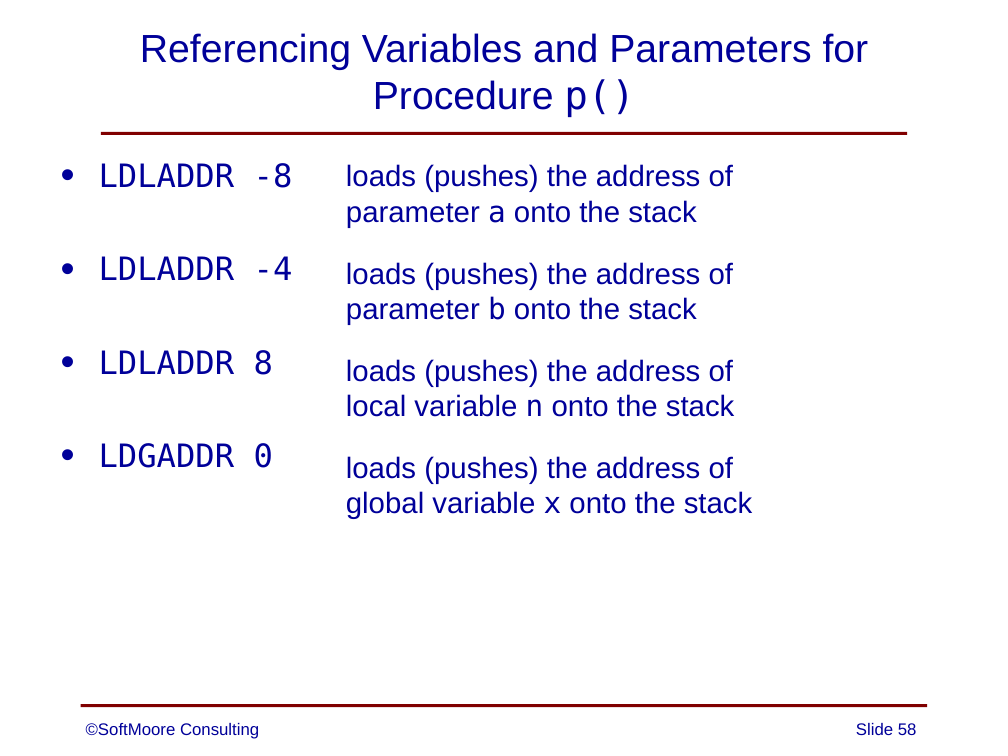
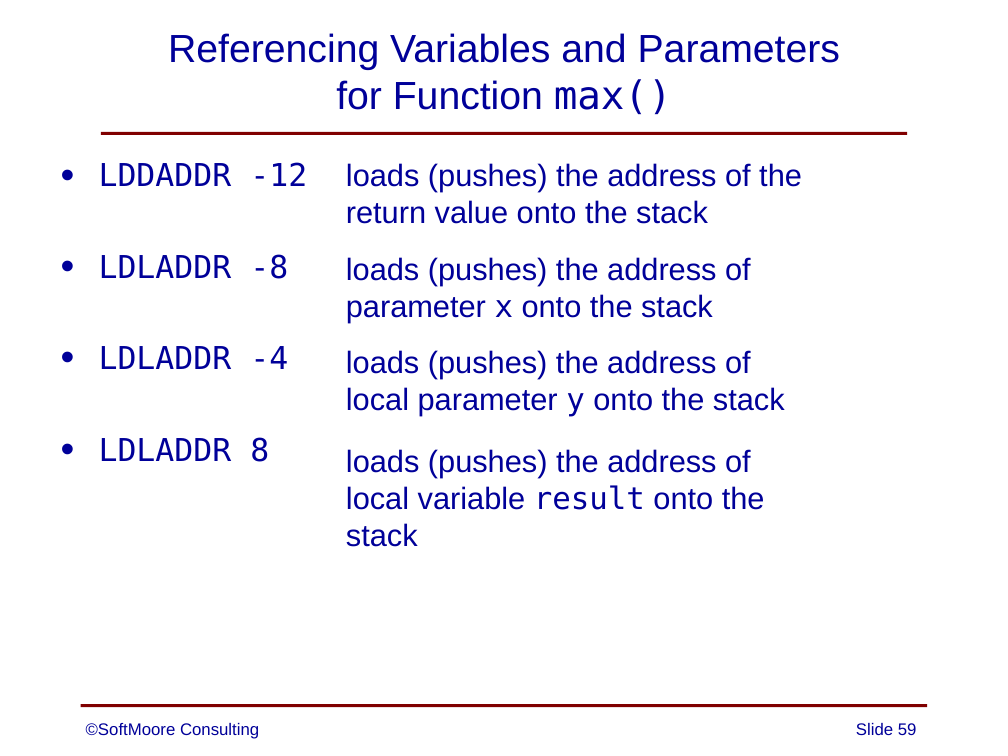
Before and after one commit to SoftMoore/CPRL-Kt-2nd, a slide deck: slide 59 of PowerPoints/13 - Subprograms.pptx (slide 58 before the commit). Drawn at 1008x756 pixels with LibreOffice and Linux fonts; fonts in the diff are those of the drawing. Boxes give left, top, right and bottom in pixels: in the first picture for what was removed or moved away, otherwise in the second. Text is boxed around its words. In the diff, an @@ line names an element or a change of style, - is before the commit and + after.

Commit message:
added new slide on the relative address of a function

```diff
--- a/PowerPoints/13 - Subprograms.pptx
+++ b/PowerPoints/13 - Subprograms.pptx
@@ title at box(168, 33, 840, 115): text changed @@
-Referencing Variables and Parameters for
-Procedure p()
+Referencing Variables and Parameters
+for Function max()
@@ text at box(99, 162, 307, 186): paragraph added @@
+• LDDADDR -12
@@ text at box(346, 163, 802, 224): text changed; size 21 to 22 pt @@
-loads (pushes) the address of
-parameter a onto the stack
+loads (pushes) the address of the
+return value onto the stack
@@ text at box(99, 254, 288, 462): size 23 to 22.5 pt in "LDLADDR -8", "LDLADDR -4", "LDLADDR 8" @@
@@ text at box(346, 257, 751, 286): size 21 to 22 pt in "loads (pushes) the address of" @@
@@ text at box(346, 294, 713, 322): text changed; size 21 to 22 pt @@
-parameter b onto the stack
+parameter x onto the stack
@@ text "loads (pushes) the address of": place and size @@
-text "loads (pushes) the address of" at box(346, 359, 735, 417)
+text "loads (pushes) the address of" at box(346, 350, 785, 417)
@@ text at box(346, 350, 751, 379): size 21 to 22 pt in "loads (pushes) the address of" @@
@@ text at box(346, 387, 785, 417): text changed; size 21 to 22 pt @@
-local variable n onto the stack
+local parameter y onto the stack
@@ text at box(99, 443, 273, 468): paragraph removed @@
-• LDGADDR 0
@@ text "loads (pushes) the address of": place and size @@
-text "loads (pushes) the address of" at box(346, 456, 753, 519)
+text "loads (pushes) the address of" at box(346, 449, 765, 510)
@@ text at box(346, 449, 751, 478): size 21 to 22 pt in "loads (pushes) the address of" @@
@@ text at box(346, 485, 765, 510): text changed; size 21 to 22 pt @@
-global variable x onto the stack
+local variable result onto the stack
@@ page number at box(856, 723, 917, 735): text changed @@
-Slide 58
+Slide 59
```
Also in this commit, not shown: 8 other slides changed, 1 slide added.
